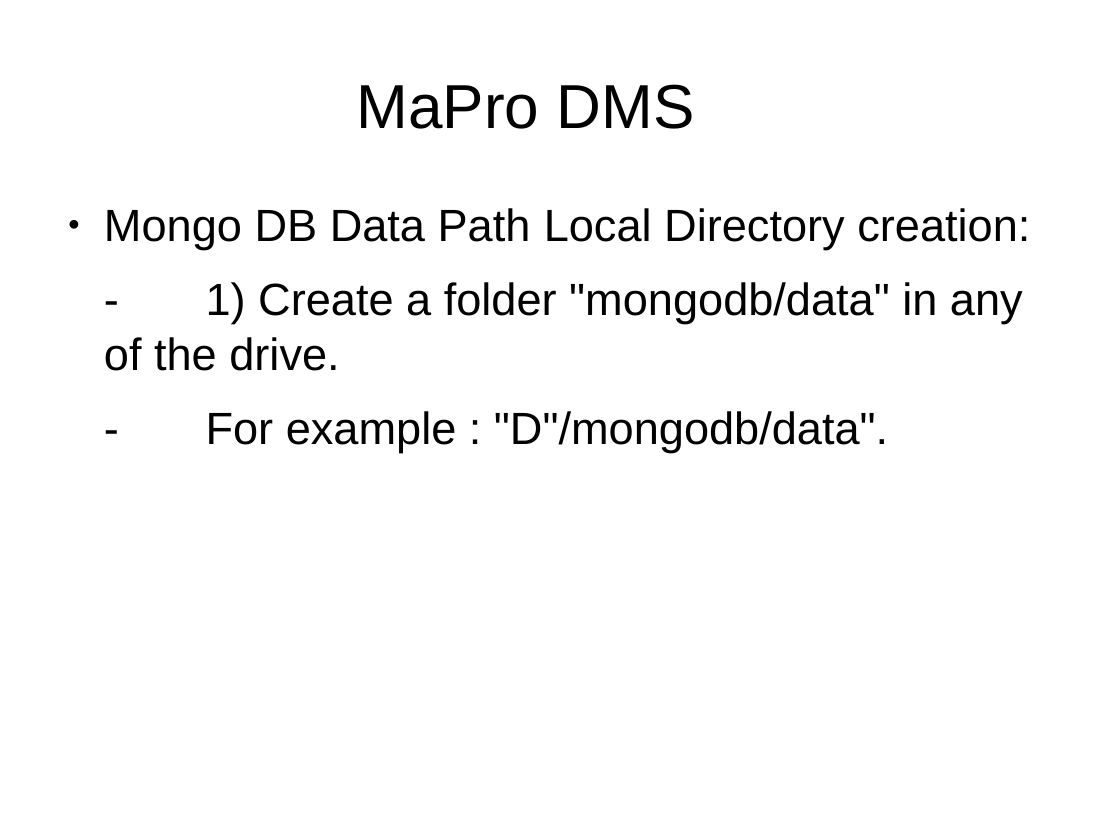
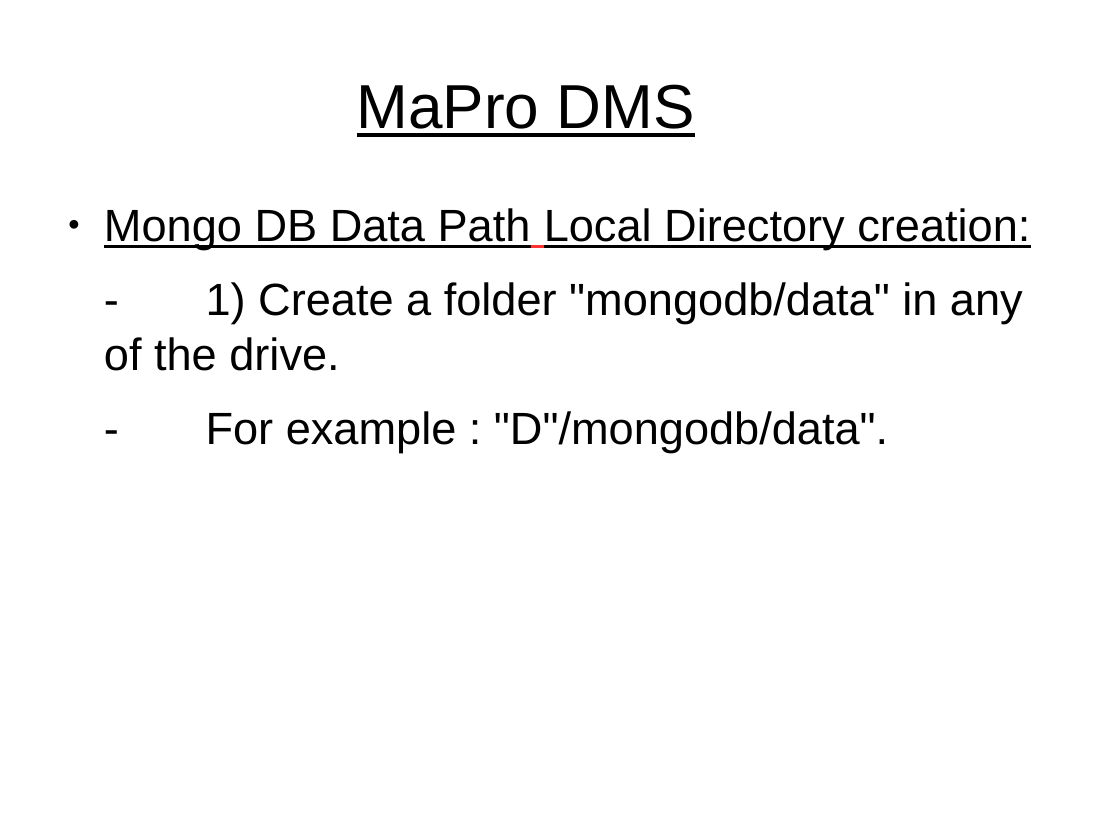
Before and after one commit to prmudgal/documentManagement, a slide deck: slide 5 of MaProDMS_Presentation.odp (slide 4 before the commit). Drawn at 1120x840 pixels with LibreOffice and Linux fonts; fonts in the diff are those of the drawing. Boxes give left, top, right and bottom in pixels: in the first picture for what was removed or moved away, otherwise in the second. Text is boxed around its words. In the diff, an @@ line names an element or a change of style, - is before the commit and + after.

```diff
--- a/MaProDMS_Presentation.odp
+++ b/MaProDMS_Presentation.odp
@@ title "MaPro DMS" at [357,84,695,137]: underline on @@
@@ text at [104,208,1030,250]: underline on in "Mongo DB Data Path Local Directory creation:" @@
```
Also in this commit, not shown: 11 other slides changed, 1 slide added, 1 other file.
